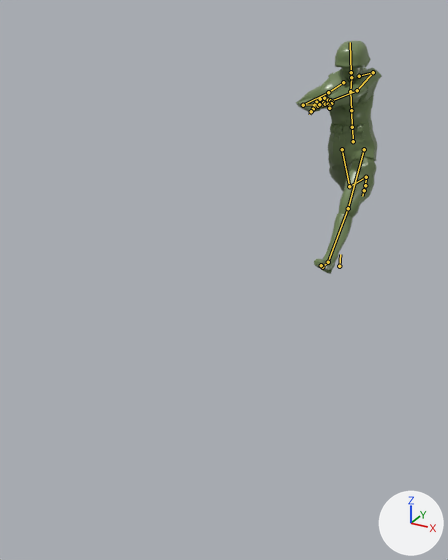
What one commit did to the Blender file source/latest/toy-soldier-retarget.blend.
Before and after are seen from a camera (50 mm lens) standing at (1.43, -7.1, 1.92) and looking at (-0.22, -4.12, 0.43). Arrows for +X, +Y and +Z are at lower right; the lights stay in place. The older version comes first. Both versions are drawn at frame 35 of the action 'rifle_jog_rm'; the numbers are the values there. The bones that change, and the others that lie on the model, are drawn over the model as lines.

In view in the first picture: 'Helmet', 'Soldier_1'.
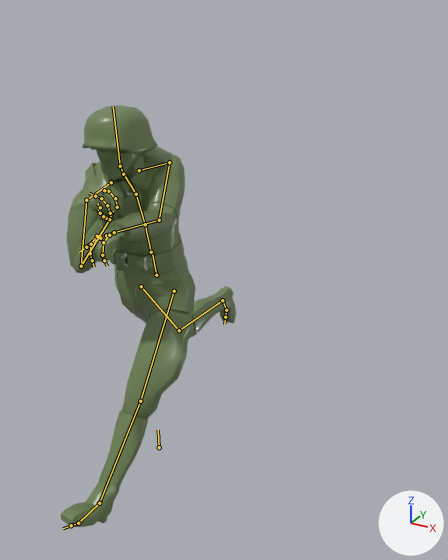
The edits, one by one:
Bone 'Root' (bone_root) moves from (0.0, 0.0, 2.567) to (0.0, 0.0, 5.152).
Bone 'Hips' (bone_hips) moves from (0.023, -0.014, -0.013) to (0.023, -0.125, -0.013).
Bone 'Head' (bone_head) turns from (-6, -21, 2) to (-22, -21, 2) degrees about its own x, y and z.
Bone 'LeftArm' (bone_leftarm) turns from (-158, -52, -47) to (-3, -27, 124) degrees about its own x, y and z.
Bone 'LeftForeArm' (bone_leftforearm) turns from (30, 37, 7) to (-36, 46, 13) degrees about its own x, y and z.
Bone 'LeftHand' (bone_lefthand) turns from (3, 0, 15) to (0, 0, 0) degrees about its own x, y and z.
Bone 'LeftHandThumb1' (bone_lefthandthumb1) turns from (0, 0, -26) to (0, 0, 0) degrees about its own x, y and z.
Bone 'LeftHandThumb2' (bone_lefthandthumb2) turns from (0, 0, -26) to (0, 0, 0) degrees about its own x, y and z.
Bone 'LeftHandThumb3' (bone_lefthandthumb3) turns from (0, 0, -26) to (0, 0, 0) degrees about its own x, y and z.
Bone 'LeftHandIndex1' (bone_lefthandindex1) turns from (0, 0, -26) to (26, -1, 3) degrees about its own x, y and z.
Bone 'LeftHandIndex2' (bone_lefthandindex2) turns from (0, 0, -26) to (37, -1, 4) degrees about its own x, y and z.
Bone 'LeftHandIndex3' (bone_lefthandindex3) turns from (0, 0, -26) to (37, -1, 4) degrees about its own x, y and z.
Bone 'LeftHandMiddle1' (bone_lefthandmiddle1) turns from (0, 0, -26) to (26, -1, 3) degrees about its own x, y and z.
Bone 'LeftHandMiddle2' (bone_lefthandmiddle2) turns from (0, 0, -26) to (37, -1, 4) degrees about its own x, y and z.
Bone 'LeftHandMiddle3' (bone_lefthandmiddle3) turns from (0, 0, -26) to (37, -1, 4) degrees about its own x, y and z.
Bone 'RightArm' (bone_rightarm) turns from (38, -21, 11) to (49, 71, -13) degrees about its own x, y and z.
Bone 'RightForeArm' (bone_rightforearm) turns from (-40, -37, -132) to (153, 13, 39) degrees about its own x, y and z.
Bone 'RightHand' (bone_righthand) turns from (6, -5, -23) to (0, 0, 0) degrees about its own x, y and z.
Bone 'RightHandThumb1' (bone_righthandthumb1) turns from (0, 0, 26) to (0, 0, 0) degrees about its own x, y and z.
Bone 'RightHandThumb2' (bone_righthandthumb2) turns from (0, 0, 26) to (0, 0, 0) degrees about its own x, y and z.
Bone 'RightHandThumb3' (bone_righthandthumb3) turns from (0, 0, 26) to (0, 0, 0) degrees about its own x, y and z.
Bone 'RightHandIndex1' (bone_righthandindex1) turns from (0, 0, 26) to (26, 0, -1) degrees about its own x, y and z.
Bone 'RightHandIndex2' (bone_righthandindex2) turns from (0, 0, 26) to (37, 1, -2) degrees about its own x, y and z.
Bone 'RightHandIndex3' (bone_righthandindex3) turns from (0, 0, 26) to (37, 1, -2) degrees about its own x, y and z.
Bone 'RightHandMiddle1' (bone_righthandmiddle1) turns from (0, 0, 26) to (26, 0, -1) degrees about its own x, y and z.
Bone 'RightHandMiddle2' (bone_righthandmiddle2) turns from (0, 0, 26) to (37, 1, -2) degrees about its own x, y and z.
Bone 'RightHandMiddle3' (bone_righthandmiddle3) turns from (0, 0, 26) to (37, 1, -2) degrees about its own x, y and z.

Changed parts and their boxes [x1, y1, x2, y2] in the pictures (448 x 560 px):
'Soldier_1', posed (102% wider, 84% taller)
    before: [296, 67, 382, 274]
    after: [61, 146, 236, 527]
'Helmet', posed (108% wider, 86% taller)
    before: [335, 41, 371, 68]
    after: [82, 105, 158, 156]
bone 'Root', root to tip
    before: (339, 266) to (340, 254)
    after: (159, 447) to (158, 430)
bone 'Hips', root to tip
    before: (353, 141) to (352, 127)
    after: (156, 275) to (152, 252)
bone 'Head', root to tip
    before: (351, 72) to (350, 42)
    after: (120, 166) to (113, 106)
bone 'LeftArm', root to tip
    before: (373, 72) to (357, 90)
    after: (169, 162) to (159, 220)
bone 'LeftForeArm', root to tip
    before: (357, 90) to (328, 102)
    after: (159, 220) to (114, 232)
bone 'LeftHand', root to tip
    before: (328, 102) to (324, 101)
    after: (114, 232) to (104, 235)
bone 'LeftHandThumb1', root to tip
    before: (327, 99) to (325, 98)
    after: (106, 235) to (100, 238)
bone 'LeftHandThumb2', root to tip
    before: (325, 97) to (321, 98)
    after: (100, 238) to (92, 242)
bone 'LeftHandThumb3', root to tip
    before: (321, 97) to (318, 100)
    after: (92, 242) to (85, 247)
bone 'LeftHandIndex1', root to tip
    before: (324, 98) to (320, 99)
    after: (97, 236) to (91, 244)
bone 'LeftHandIndex2', root to tip
    before: (320, 99) to (316, 102)
    after: (91, 244) to (90, 253)
bone 'LeftHandIndex3', root to tip
    before: (316, 102) to (314, 105)
    after: (90, 253) to (92, 260)
bone 'LeftHandMiddle1', root to tip
    before: (322, 104) to (318, 106)
    after: (109, 235) to (103, 242)
bone 'LeftHandMiddle2', root to tip
    before: (318, 106) to (313, 109)
    after: (103, 242) to (102, 255)
bone 'LeftHandMiddle3', root to tip
    before: (313, 109) to (311, 111)
    after: (102, 255) to (104, 260)
bone 'RightArm', root to tip
    before: (328, 92) to (303, 105)
    after: (86, 200) to (81, 266)
bone 'RightForeArm', root to tip
    before: (303, 105) to (319, 104)
    after: (81, 266) to (109, 219)
bone 'RightHand', root to tip
    before: (319, 104) to (325, 102)
    after: (109, 219) to (113, 211)
bone 'RightHandThumb1', root to tip
    before: (323, 102) to (327, 102)
    after: (106, 218) to (104, 215)
bone 'RightHandThumb2', root to tip
    before: (327, 102) to (330, 102)
    after: (103, 216) to (101, 212)
bone 'RightHandThumb3', root to tip
    before: (330, 102) to (331, 104)
    after: (100, 213) to (98, 209)
bone 'RightHandIndex1', root to tip
    before: (328, 100) to (330, 100)
    after: (110, 213) to (107, 205)
bone 'RightHandIndex2', root to tip
    before: (330, 100) to (332, 102)
    after: (107, 205) to (101, 198)
bone 'RightHandIndex3', root to tip
    before: (332, 102) to (331, 103)
    after: (101, 198) to (95, 196)
bone 'RightHandMiddle1', root to tip
    before: (325, 104) to (328, 104)
    after: (117, 207) to (115, 198)
bone 'RightHandMiddle2', root to tip
    before: (328, 104) to (329, 106)
    after: (115, 198) to (108, 191)
bone 'RightHandMiddle3', root to tip
    before: (329, 106) to (329, 108)
    after: (108, 191) to (104, 190)
